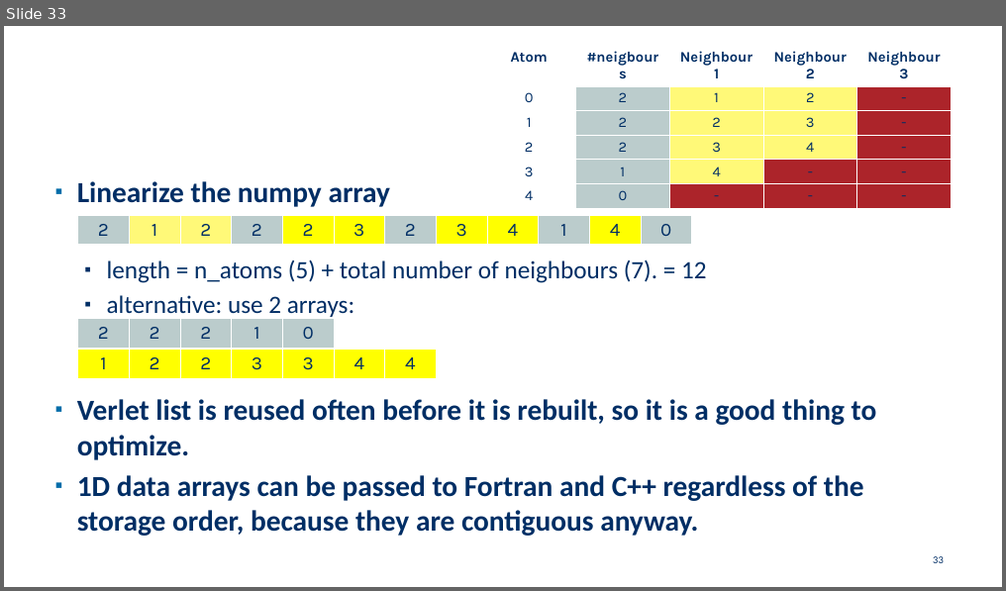
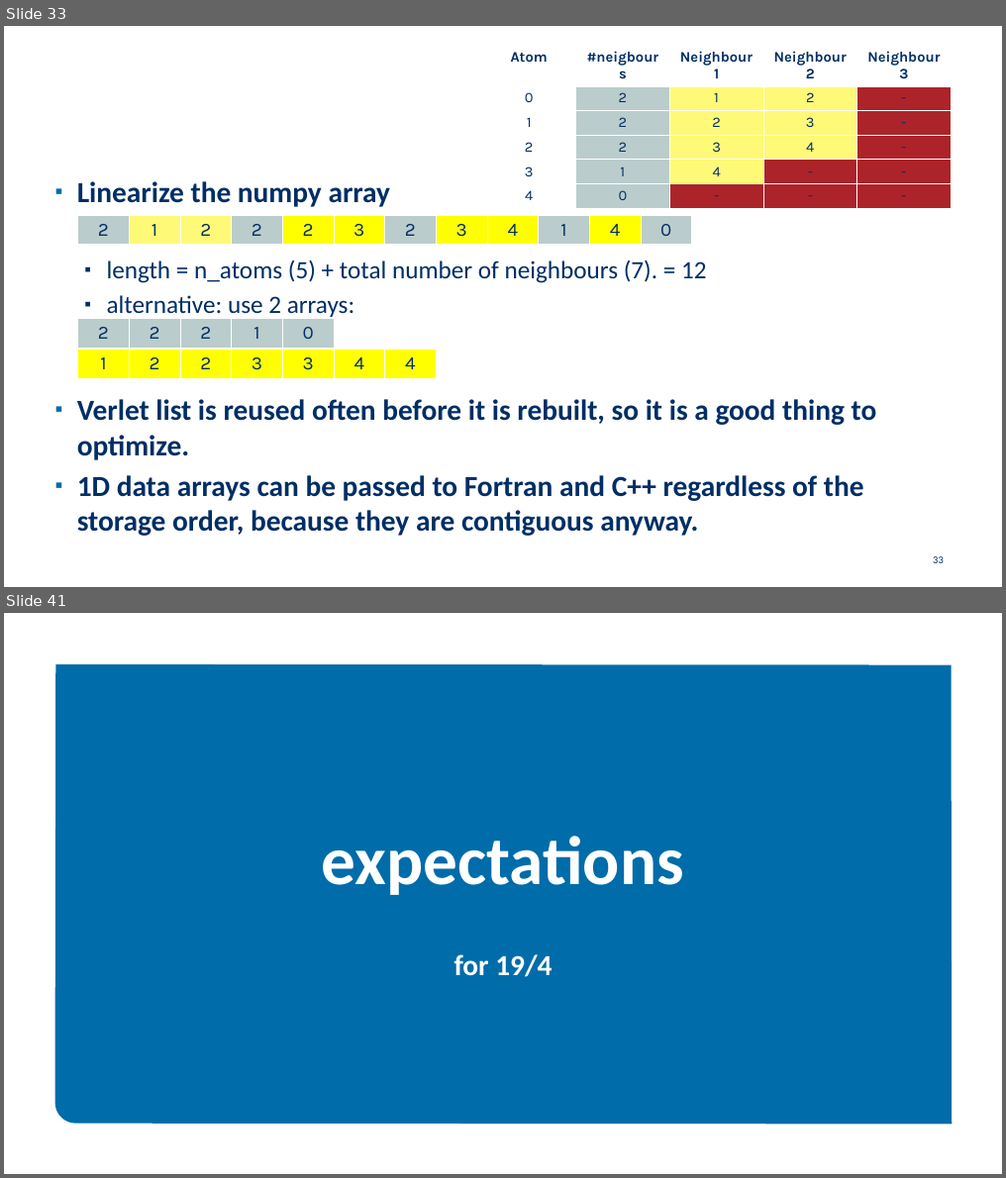
Before and after one commit to etijskens/pp, a slide deck: assignment-2021/assignment-2021.pptx. Shown one above the other, each under a label of ours: slide 33 before the commit, slides 33 and 41 after it; the slides between them are not shown. The pictures are 1006x591 and 1006x1178 pixels, drawn with LibreOffice and Linux fonts; fonts in the diff are those of the drawing; background and template pictures are left out. Boxes give left, top, right and bottom in pixels: in the first picture for what was removed or moved away, otherwise in the second. Text is boxed around its words. In the diff, an @@ line names an element or a change of style, - is before the commit and + after.

```diff
--- a/assignment-2021/assignment-2021.pptx
+++ b/assignment-2021/assignment-2021.pptx
@@ slide 41 added at [4, 613, 1002, 1174], background #FFFFFF @@
@@ freeform shape added at [54, 664, 951, 1124], fill #006CA9 @@
@@ title added at [322, 836, 684, 895], 66 pt, text #FFFFFF, bold @@
+expectations
@@ text added at [454, 955, 551, 977], 28 pt, text #FFFFFF, bold @@
+for 19/4
```
Also in this commit, not shown: 1 slide changed, 7 other slides added, 1 other file.
